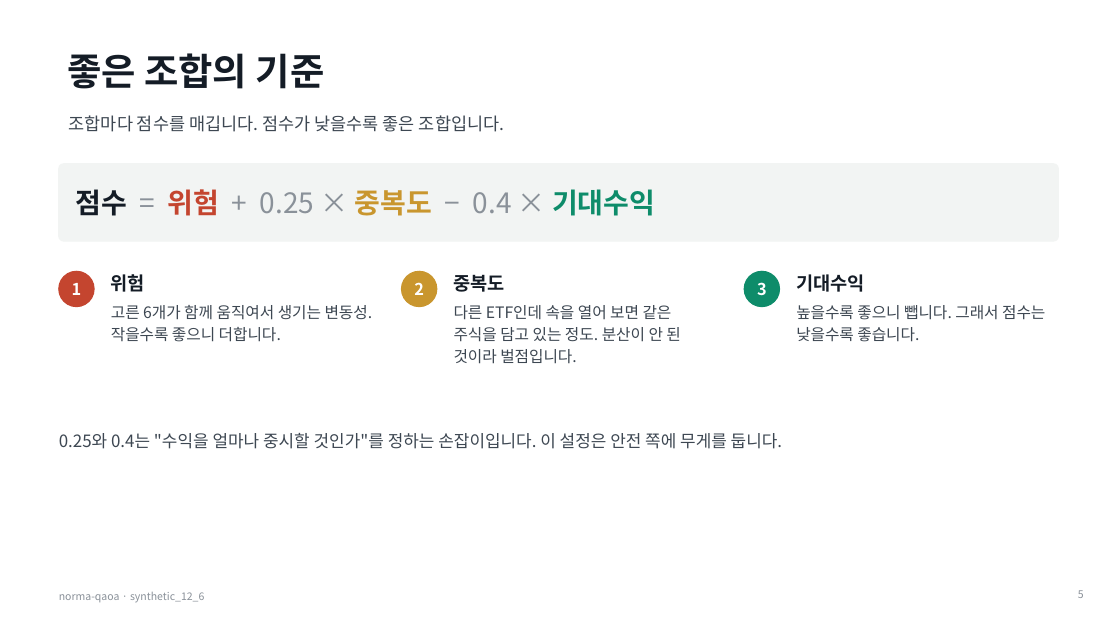
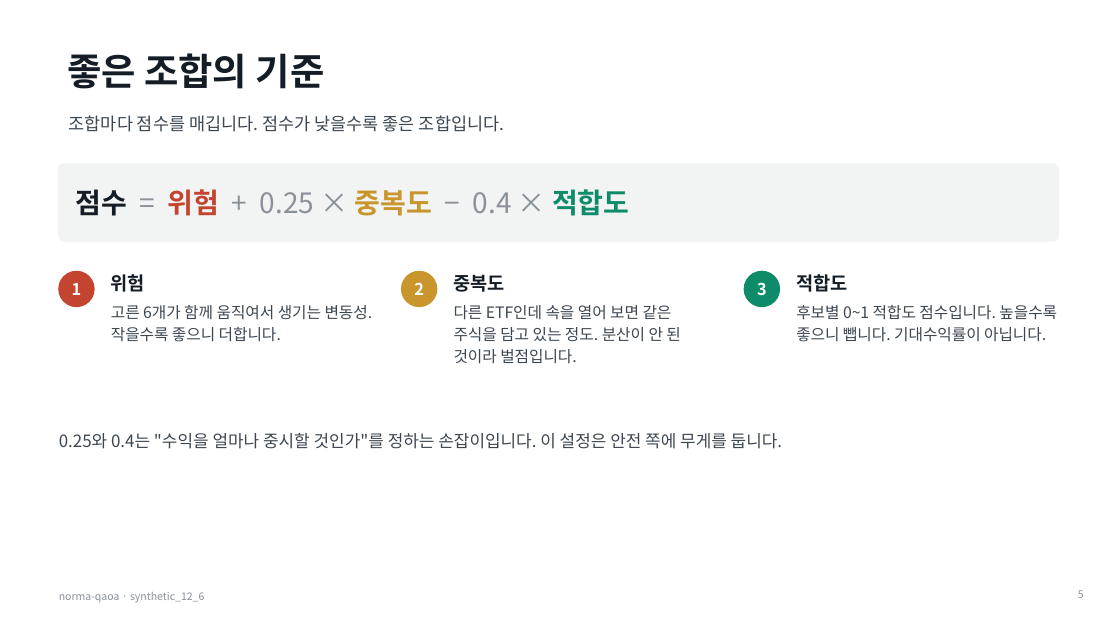
Before and after one commit to 202155570/norma-qaoa, a slide deck: slide 5 of docs/qaoa_measurement_briefing.pptx. Drawn at 1120x630 pixels with LibreOffice and Linux fonts; fonts in the diff are those of the drawing. Boxes give left, top, right and bottom in pixels: in the first picture for what was removed or moved away, otherwise in the second. Text is boxed around its words. In the diff, an @@ line names an element or a change of style, - is before the commit and + after.

```diff
--- a/docs/qaoa_measurement_briefing.pptx
+++ b/docs/qaoa_measurement_briefing.pptx
@@ text at <box>76,189,629,216</box>: text changed @@
-점수 = 위험 + 0.25 × 중복도 − 0.4 × 기대수익
+점수 = 위험 + 0.25 × 중복도 − 0.4 × 적합도
@@ text at <box>796,274,847,292</box>: text changed @@
-기대수익
+적합도
@@ text at <box>796,305,1057,342</box>: text changed @@
-높을수록 좋으니 뺍니다. 그래서 점수는 낮을수록 좋습니다.
+후보별 0~1 적합도 점수입니다. 높을수록 좋으니 뺍니다. 기대수익률이 아닙니다.
```
Also in this commit, not shown: 4 other slides changed, 2 other files.
